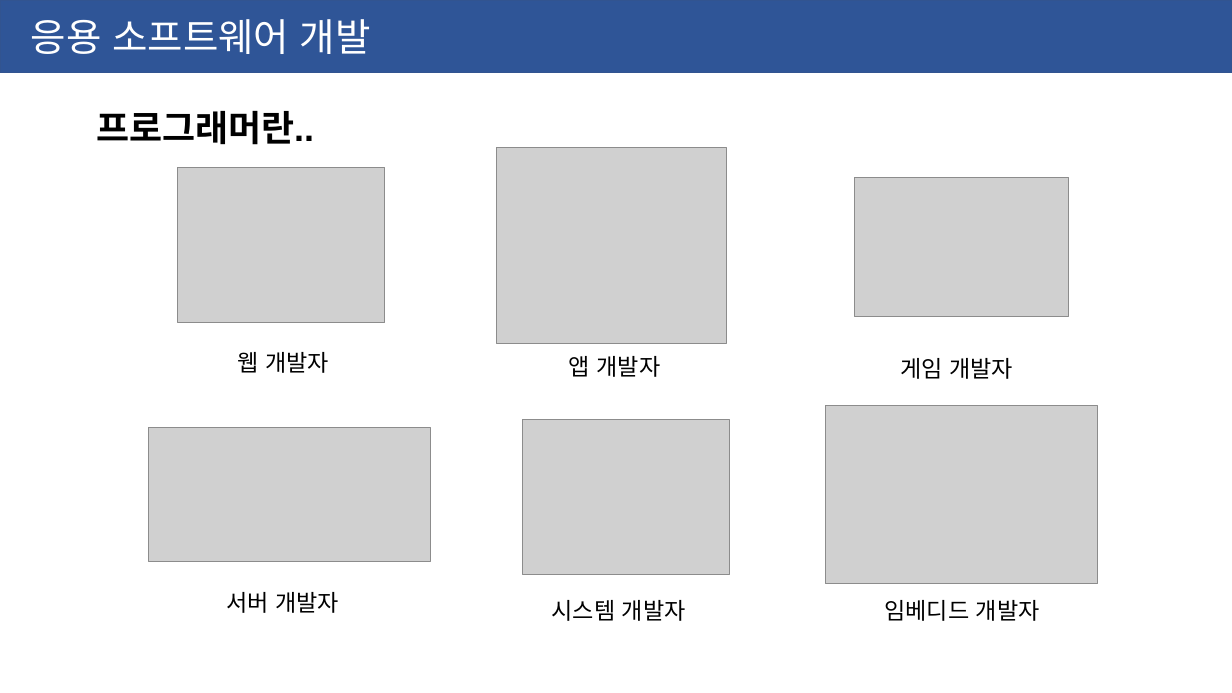
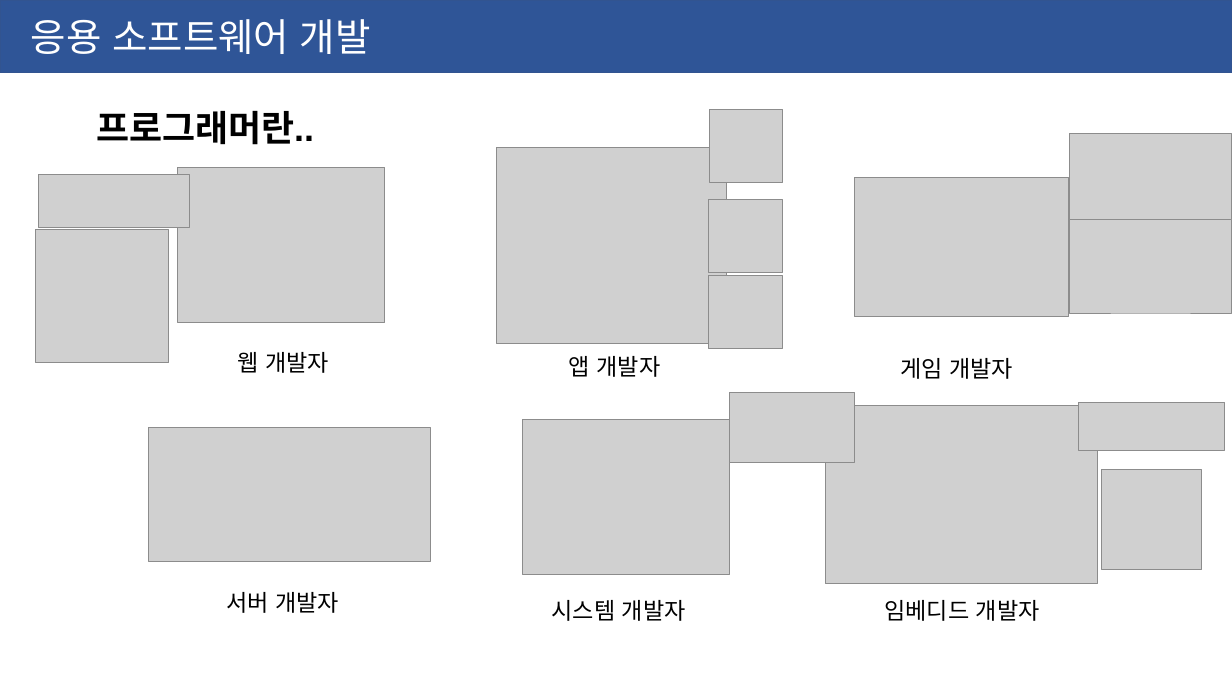
Before and after one commit to ssjf409/2020-yeonsu-highschool, a slide deck: slide 5 of 2020-05-27-연수고.pptx. Drawn at 1232x693 pixels with LibreOffice and Linux fonts; fonts in the diff are those of the drawing; grey boxes stand for pictures. Boxes give left, top, right and bottom in pixels: in the first picture for what was removed or moved away, otherwise in the second. Text is boxed around its words. In the diff, an @@ line names an element or a change of style, - is before the commit and + after.

```diff
--- a/2020-05-27-연수고.pptx
+++ b/2020-05-27-연수고.pptx
@@ picture added at [710,109,783,182] @@
@@ picture added at [1070,134,1232,225] @@
@@ picture added at [38,174,189,226] @@
@@ picture added at [709,199,782,272] @@
@@ picture added at [36,229,169,362] @@
@@ picture added at [1070,219,1232,313] @@
@@ picture added at [709,275,782,348] @@
@@ picture added at [729,392,854,462] @@
@@ picture added at [1079,402,1225,450] @@
@@ picture added at [1102,470,1202,569] @@
```
Also in this commit, not shown: 1 other slide changed.
